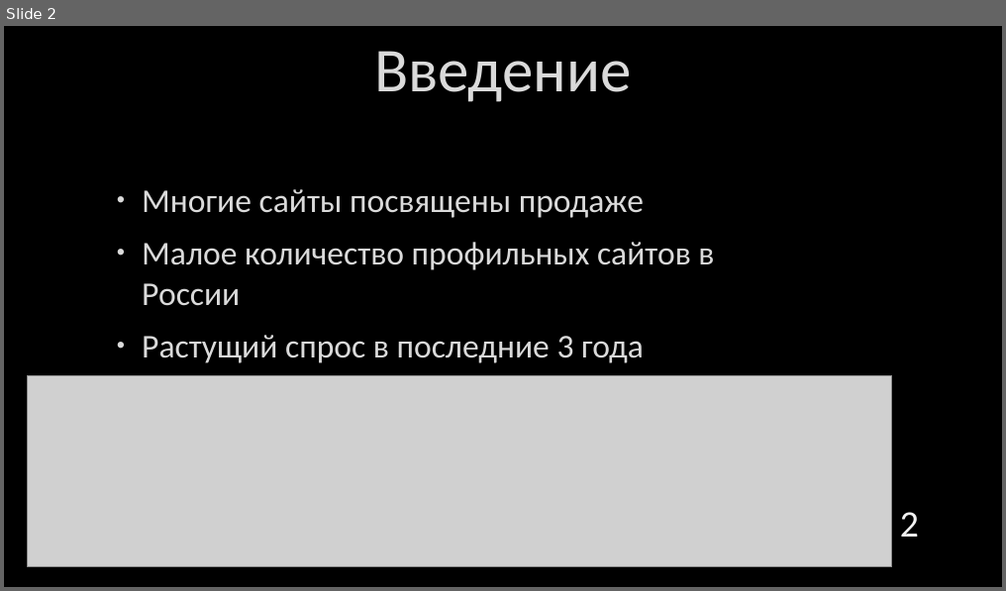
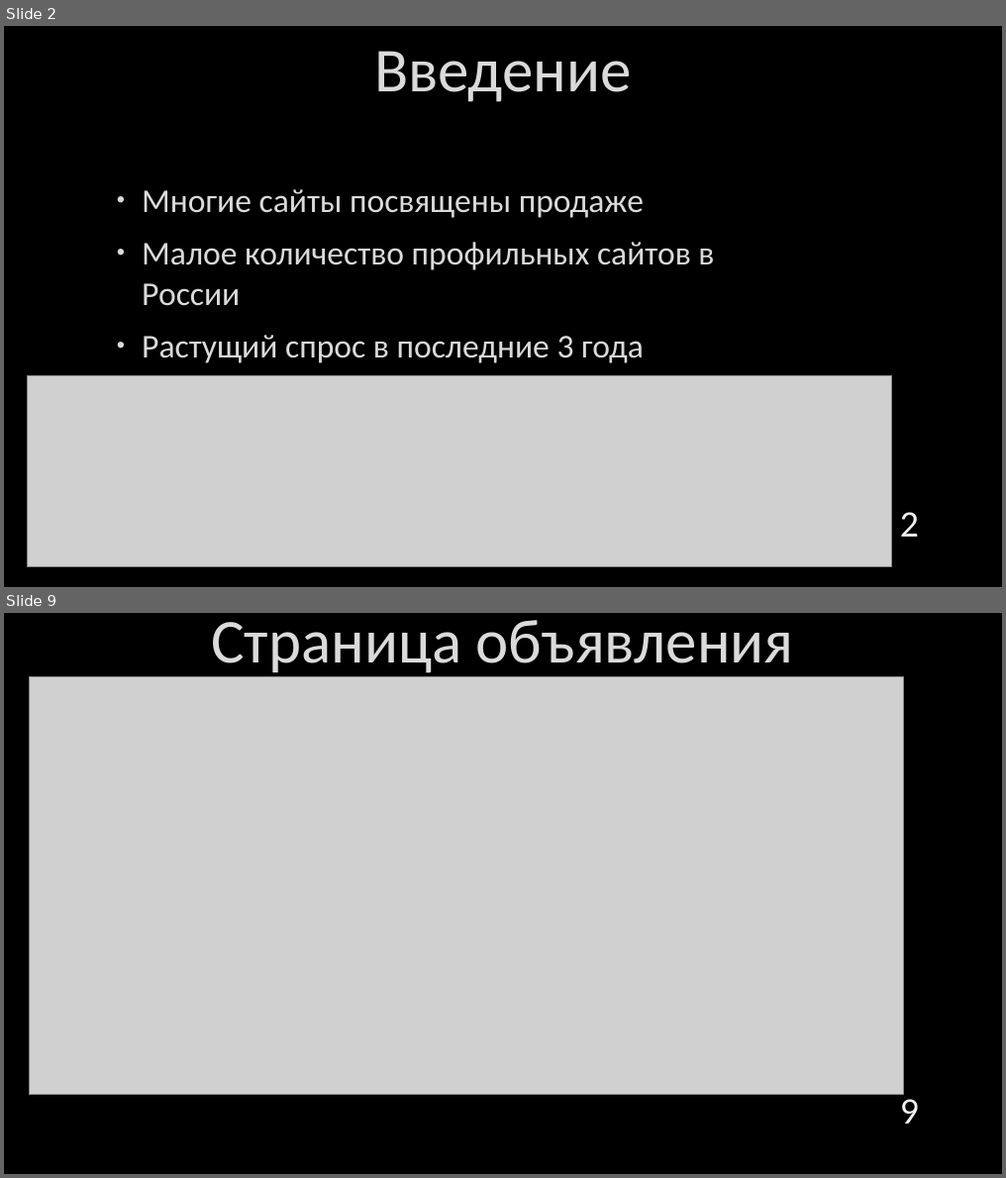
Before and after one commit to drklbri/CardTrader, a slide deck: Documents/Презентация.pptx. Shown one above the other, each under a label of ours: slide 2 before the commit, slides 2 and 9 after it; the slides between them are not shown. The pictures are 1006x591 and 1006x1178 pixels, drawn with LibreOffice and Linux fonts; fonts in the diff are those of the drawing; grey boxes stand for pictures; background and template pictures are left out. Boxes give left, top, right and bottom in pixels: in the first picture for what was removed or moved away, otherwise in the second. Text is boxed around its words. In the diff, an @@ line names an element or a change of style, - is before the commit and + after.

```diff
--- a/Documents/Презентация.pptx
+++ b/Documents/Презентация.pptx
@@ slide 9 added at (4,613,1002,1174), background picture (left out) @@
@@ title added at (211,620,794,677), 60 pt, text #DADADA @@
+Страница объявления
@@ picture added at (29,676,903,1095) @@
@@ page number added at (900,1093,919,1124), 36 pt, text #F2F2F2 @@
+9
```
Also in this commit, not shown: 6 slides changed, 3 other slides added, 1 slide removed, 3 other files.
